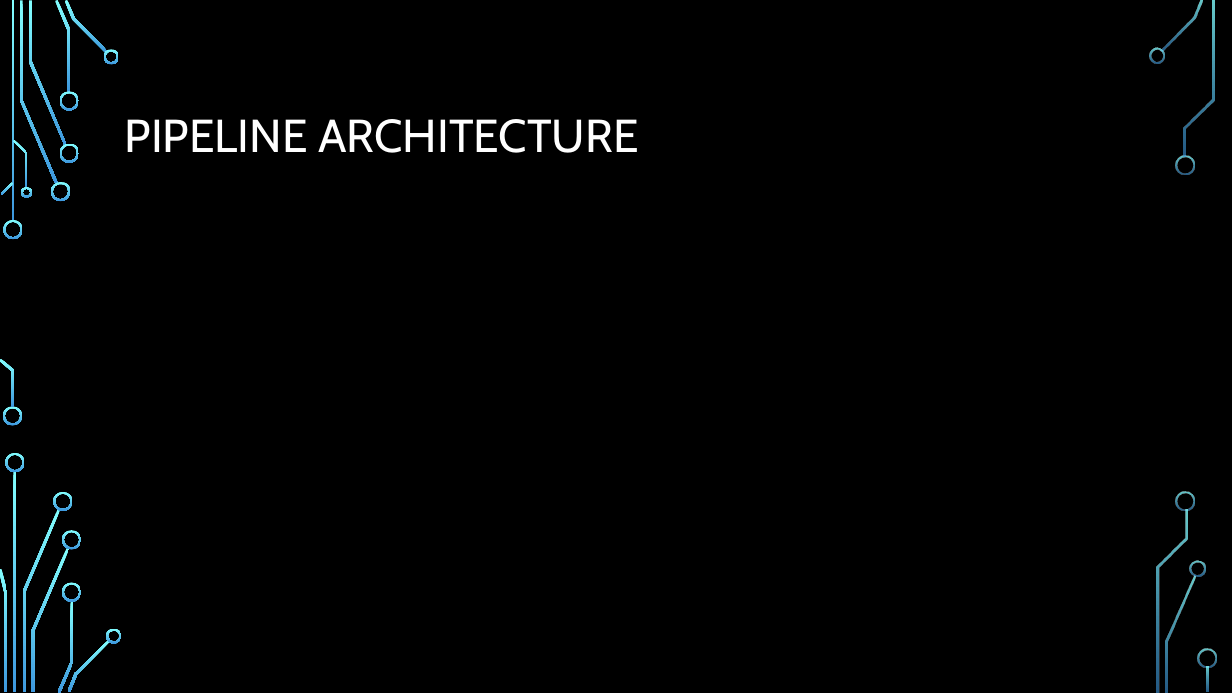
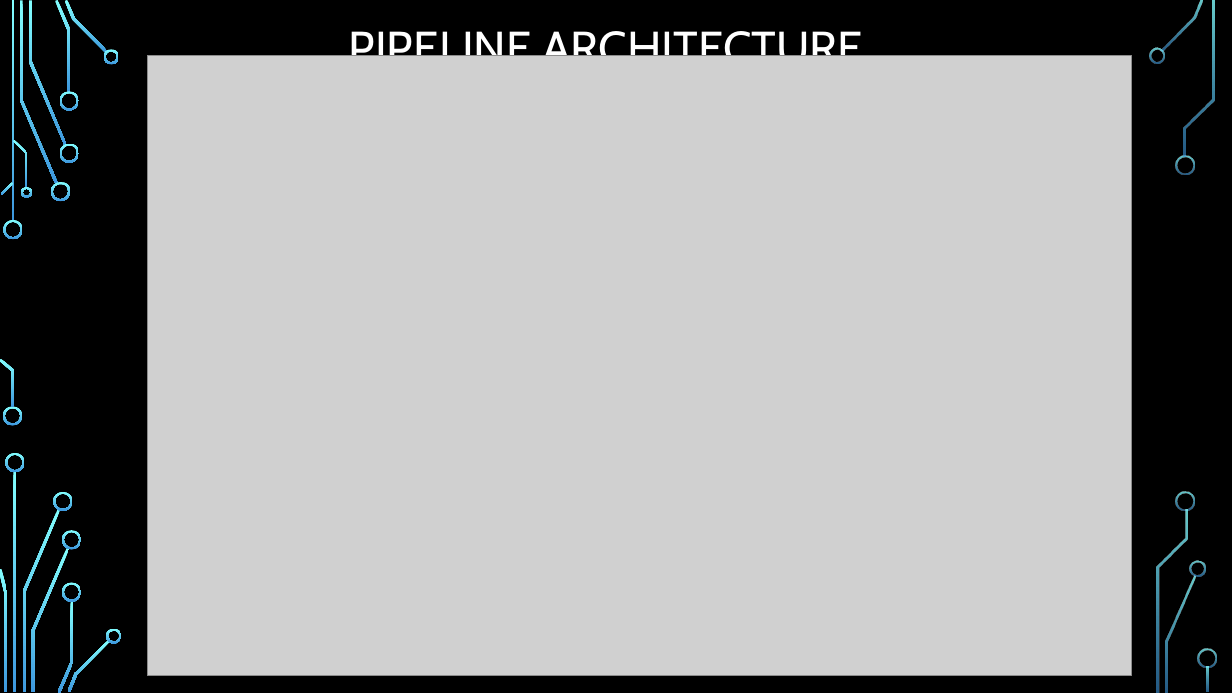
Before and after one commit to fagan2888/Mortgage-Delinquent, a slide deck: slide 4 of CapstoneReports/Mortgage_Delinquent PPP.pptx. Drawn at 1232x693 pixels with LibreOffice and Linux fonts; fonts in the diff are those of the drawing; grey boxes stand for pictures; background and template pictures are left out. Boxes give left, top, right and bottom in pixels: in the first picture for what was removed or moved away, otherwise in the second. Text is boxed around its words. In the diff, an @@ line names an element or a change of style, - is before the commit and + after.

```diff
--- a/CapstoneReports/Mortgage_Delinquent PPP.pptx
+++ b/CapstoneReports/Mortgage_Delinquent PPP.pptx
@@ title "PIPELINE ARCHITECTURE": place and size @@
-title "PIPELINE ARCHITECTURE" at (125, 119, 639, 153)
+title "PIPELINE ARCHITECTURE" at (349, 24, 863, 56)
@@ title "PIPELINE ARCHITECTURE" at (349, 24, 863, 56): alignment left to centre @@
@@ picture added at (147, 55, 1132, 676) @@
```
Also in this commit, not shown: 1 slide added, 1 slide removed.
